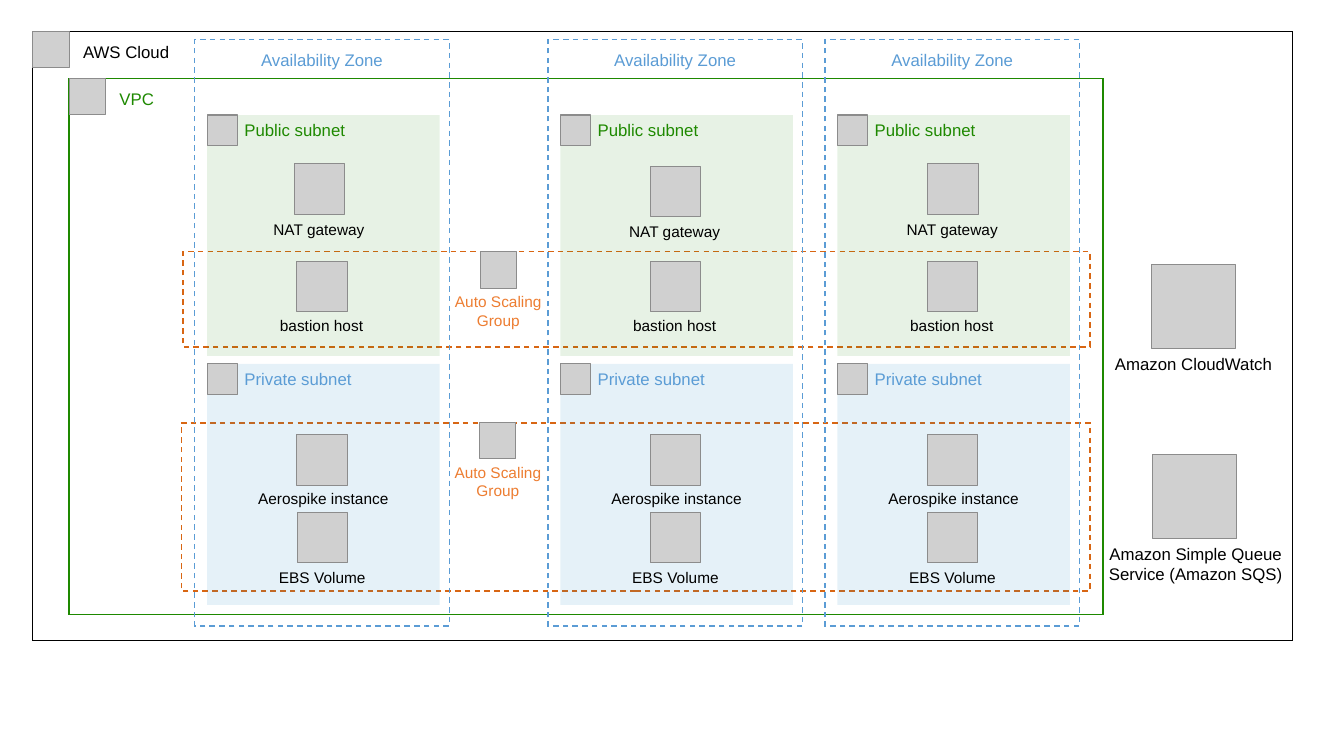
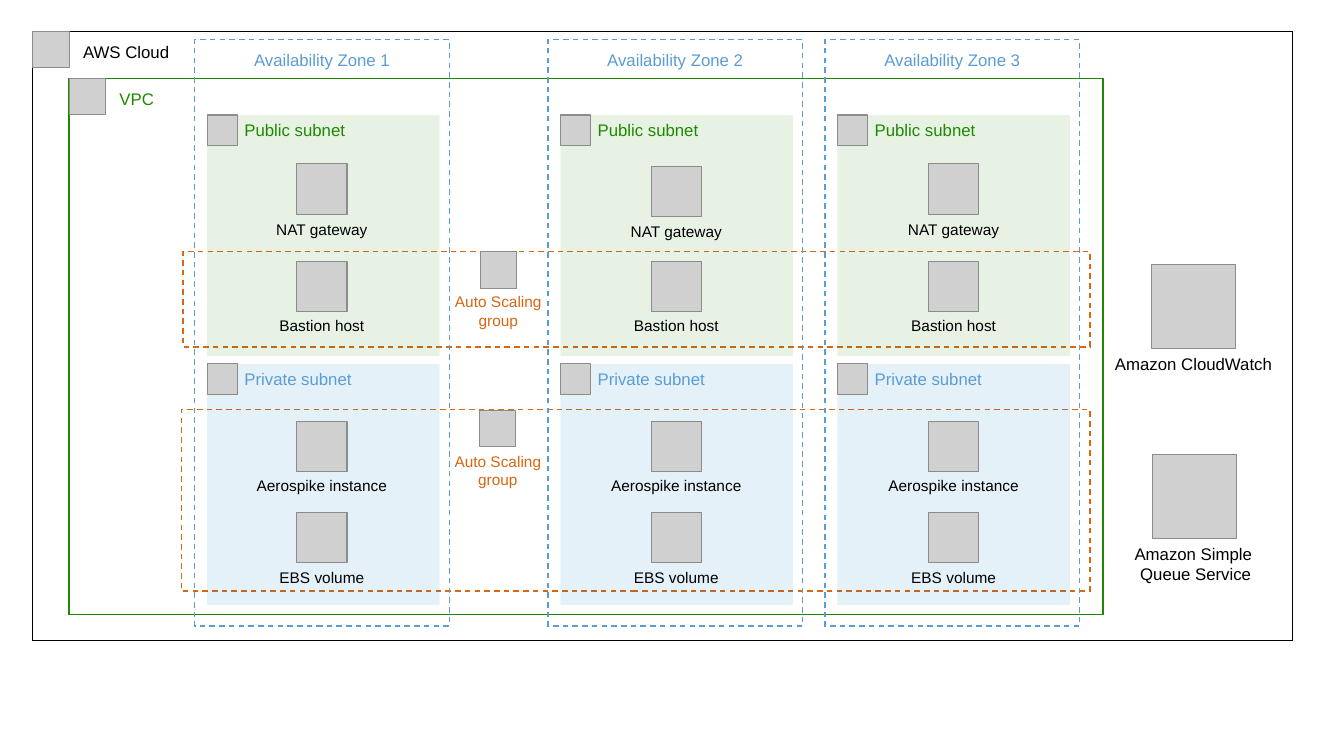
Before and after one commit to aws-quickstart/quickstart-aerospike, a slide deck: slide 1 of docs/images/architecture_diagram.pptx. Drawn at 1344x756 pixels with LibreOffice and Linux fonts; fonts in the diff are those of the drawing; grey boxes stand for pictures. Boxes give left, top, right and bottom in pixels: in the first picture for what was removed or moved away, otherwise in the second. Text is boxed around its words. In the diff, an @@ line names an element or a change of style, - is before the commit and + after.

```diff
--- a/docs/images/architecture_diagram.pptx
+++ b/docs/images/architecture_diagram.pptx
@@ text in rectangle at (254,54,389,70): text changed @@
-Availability Zone
+Availability Zone 1
@@ text in rectangle at (607,54,743,70): text changed @@
-Availability Zone
+Availability Zone 2
@@ text in rectangle at (884,54,1020,70): text changed @@
-Availability Zone
+Availability Zone 3
@@ text at (455,296,542,329): text changed; text colour #ED7D31 to #D86613 @@
-Auto Scaling Group
+Auto Scaling group
@@ text at (279,320,364,331): text changed @@
-bastion host
+Bastion host
@@ text at (634,320,719,331): text changed @@
-bastion host
+Bastion host
@@ text at (911,320,996,331): text changed @@
-bastion host
+Bastion host
@@ rectangle: place and size @@
-rectangle at (181,423,1091,592)
+rectangle at (181,410,1091,592)
@@ picture: place and size @@
-picture at (480,422,516,459)
+picture at (480,410,516,447)
@@ 3 pictures, 3 texts: place and size @@
-3 pictures, 3 texts at (258,435,1018,508)
+3 pictures, 3 texts at (257,421,1018,495)
@@ text at (455,456,541,489): text changed; text colour #ED7D31 to #D86613 @@
-Auto Scaling Group
+Auto Scaling group
@@ text at (1135,548,1252,583): text changed @@
-Amazon Simple Queue Service (Amazon SQS)
+Amazon Simple
+Queue Service
@@ text at (279,572,365,583): text changed @@
-EBS Volume
+EBS volume
@@ text at (634,572,719,583): text changed @@
-EBS Volume
+EBS volume
@@ text at (911,572,996,583): text changed @@
-EBS Volume
+EBS volume
```
Also in this commit, not shown: 11 other files.
